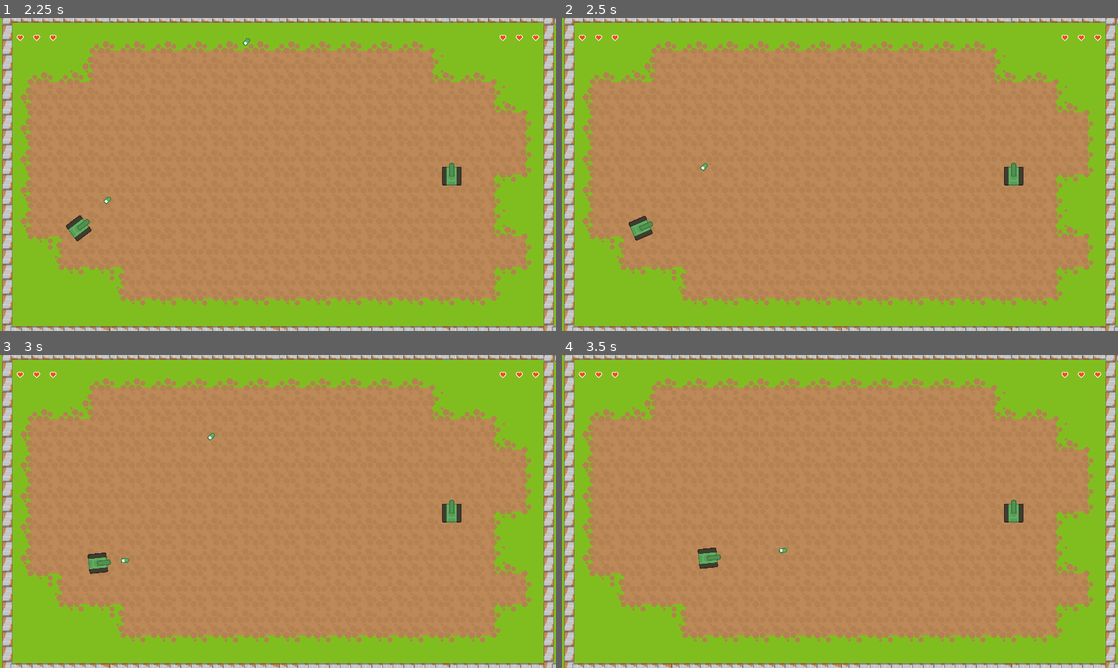
Above: before the commit, frames 1-4 (two rows, left to right).
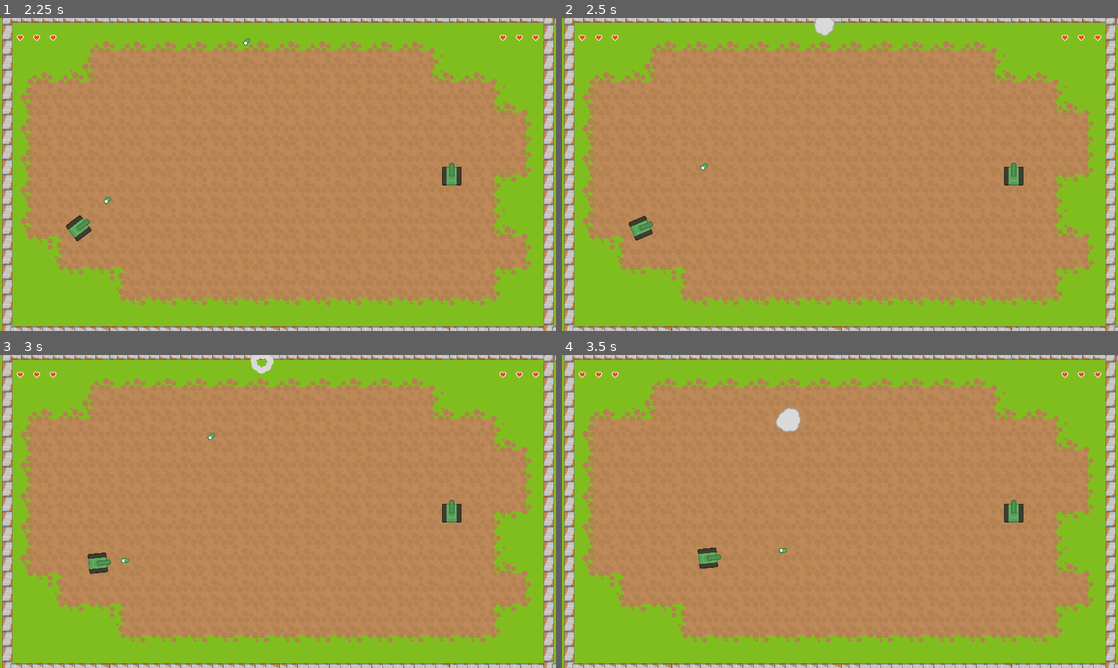
Above: after the commit, the same moments.

Repository: nbonkowski/ophasen-workshop-godot-2024
Game: Godot game, scene res://scenes/game.tscn
Same seed, same stepped clock (60 frames per second), same inputs: the game is played once before the commit and once after it.
Inputs:
- Up to frame 1 (2.25 s): tap Enter at 0.5 s; hold D (turn_right) 0.53-1.28 s; tap Space (fire_tank) at 0.6, 1.35, 2.1 s; hold S (drive_down) 1.28-2.03 s; hold D (turn_right) from 2.03 s (still down)
- Up to frame 2 (2.5 s): keep holding D (turn_right)
- Up to frame 3 (3 s): release D (turn_right) at 2.78 s; hold W (drive_up) from 2.78 s (still down); tap Space (fire_tank) at 2.85 s
- Up to frame 4 (3.5 s): keep holding W (drive_up)

Frame 1 is identical in both runs. In frame 2, 0.2% of the frame differs, in the area x 45-50%, y 0-6%; in frame 3, 0.1%; in frame 4, 0.3%, in the area x 38-43%, y 16-25%.

Commit message:
add Explosion animation

Diff:
--- a/scenes/prefabs/tank_projectile.tscn
+++ b/scenes/prefabs/tank_projectile.tscn
@@ -1,15 +1,56 @@
-[gd_scene load_steps=4 format=3 uid="uid://dhoi3ylt67dvx"]
+[gd_scene load_steps=11 format=3 uid="uid://dhoi3ylt67dvx"]
 
 [ext_resource type="Script" path="res://scripts/projectile_movement.gd" id="1_00fdg"]
 [ext_resource type="Texture2D" uid="uid://cl72evefwjgx6" path="res://sprites/PNG/Bullets/bulletGreenSilver_outline.png" id="1_ihmqq"]
+[ext_resource type="Texture2D" uid="uid://b5nwogaw7185u" path="res://sprites/PNG/Smoke/smokeGrey0.png" id="3_xc0c5"]
+[ext_resource type="Texture2D" uid="uid://4nhsegmrgu4c" path="res://sprites/PNG/Smoke/smokeGrey2.png" id="4_ut7vi"]
+[ext_resource type="Texture2D" uid="uid://dxnayp78roxuv" path="res://sprites/PNG/Smoke/smokeGrey3.png" id="5_yxkaf"]
+[ext_resource type="Texture2D" uid="uid://da2n752elf0a4" path="res://sprites/PNG/Smoke/smokeGrey5.png" id="6_vohuw"]
+[ext_resource type="Texture2D" uid="uid://cdkwu78hokwi" path="res://sprites/PNG/Smoke/smokeGrey4.png" id="7_i5r8f"]
+[ext_resource type="Texture2D" uid="uid://bo8wsuxwrjjuk" path="res://sprites/PNG/Smoke/smokeGrey1.png" id="8_k55iy"]
+
+[sub_resource type="SpriteFrames" id="SpriteFrames_i43rf"]
+animations = [{
+"frames": [{
+"duration": 1.0,
+"texture": ExtResource("1_ihmqq")
+}],
+"loop": true,
+"name": &"default",
+"speed": 1.0
+}, {
+"frames": [{
+"duration": 0.4,
+"texture": ExtResource("3_xc0c5")
+}, {
+"duration": 0.4,
+"texture": ExtResource("4_ut7vi")
+}, {
+"duration": 0.2,
+"texture": ExtResource("5_yxkaf")
+}, {
+"duration": 0.3,
+"texture": ExtResource("6_vohuw")
+}, {
+"duration": 0.3,
+"texture": ExtResource("7_i5r8f")
+}, {
+"duration": 0.3,
+"texture": ExtResource("8_k55iy")
+}],
+"loop": true,
+"name": &"explosion",
+"speed": 3.0
+}]
 
 [sub_resource type="CapsuleShape2D" id="CapsuleShape2D_qe1jf"]
 
 [node name="TankProjectile" type="Area2D" groups=["TankProjectile"]]
 script = ExtResource("1_00fdg")
 
-[node name="Sprite2D" type="Sprite2D" parent="."]
-texture = ExtResource("1_ihmqq")
+[node name="Sprite2D" type="AnimatedSprite2D" parent="."]
+sprite_frames = SubResource("SpriteFrames_i43rf")
+frame_progress = 0.782852
 
 [node name="CollisionShape2D" type="CollisionShape2D" parent="."]
 position = Vector2(0, -4)
--- a/scripts/projectile_movement.gd
+++ b/scripts/projectile_movement.gd
@@ -13,7 +13,9 @@
 	#move_and_slide()
 
 func explode()-> void:
-	queue_free()
+	projectile_speed = 0
+	$Sprite2D.play("explosion")
+	$Sprite2D.connect("animation_looped",queue_free)
 
 
 func _on_timer_timeout() -> void:
